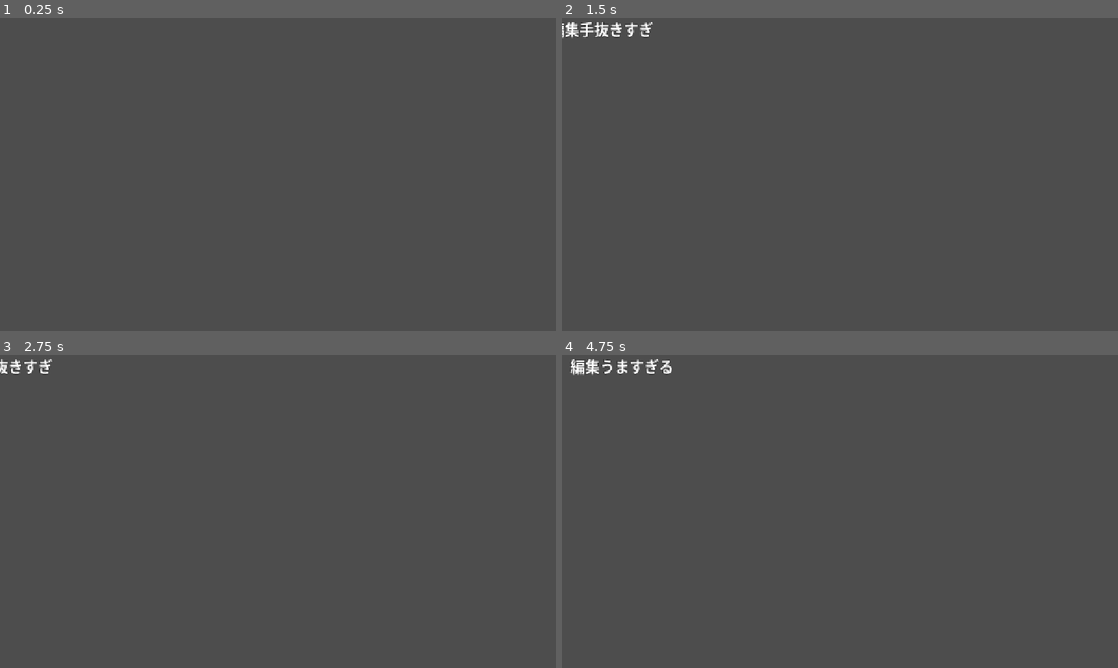
Above: before the commit, frames 1-4 (two rows, left to right).
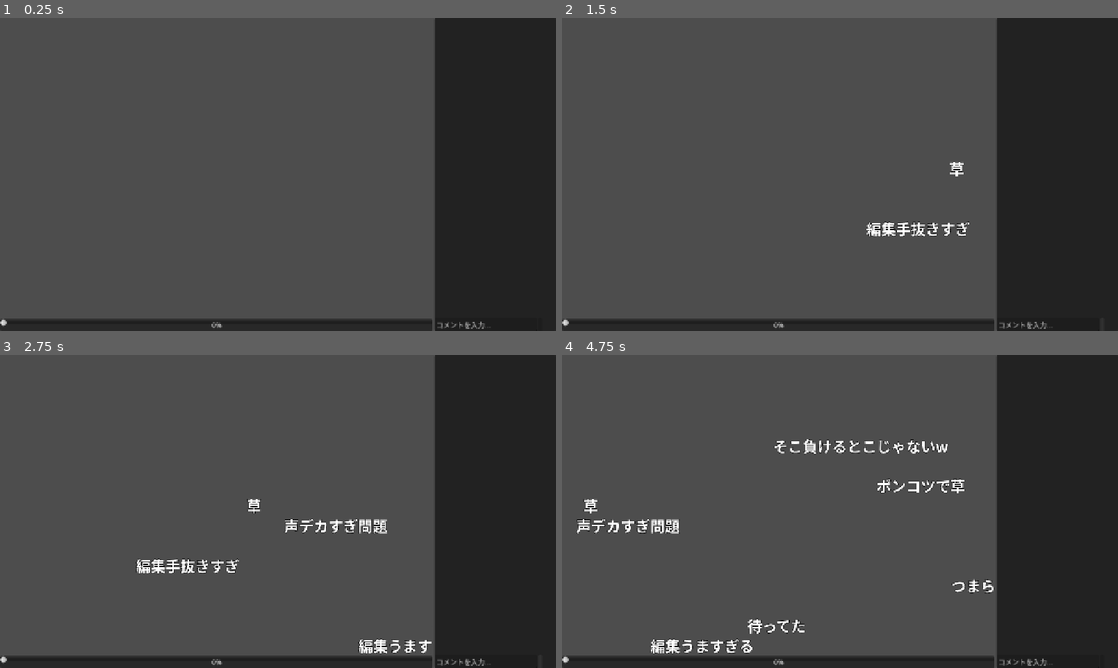
Above: after the commit, the same moments.

Repository: Nijuju1180/Hackathon_teamA
Game: Godot game, scene res://scenes/ui/HUD.tscn
The game is run twice, just before and just after one commit, with the same random seed, the same clock (stepped at 60 frames per second) and the same inputs. This scene is started directly instead of the project's main scene.
Inputs (mouse positions are in pixels of both pictures, inside the frame that each line leads up to):
- Up to frame 1 (0.25 s): no input
- Up to frame 2 (1.5 s): click (1101, 324) at 0.52 s; click (1101, 324) at 1.27 s
- Up to frame 3 (2.75 s): click (539, 661) at 2.02 s
- Up to frame 4 (4.75 s): move the mouse to (562, 364) at 2.77 s; click (562, 364) at 2.92 s; move the mouse to (584, 364) at 3.52 s; click (584, 364) at 3.67 s; move the mouse to (617, 364) at 4.27 s; click (617, 364) at 4.42 s

The runs differ from the first frame. In frame 1, 25% of the frame differs, in the area x 0-100%, y 0-100%; in frame 2, 26%; in frame 3, 26%; in frame 4, 27%.

Commit message:
feat(ui):ニコ動風のレイアウトを実装

Diff:
--- a/scenes/ui/HUD.tscn
+++ b/scenes/ui/HUD.tscn
@@ -1,12 +1,83 @@
 [gd_scene format=3 uid="uid://dehxyjfxxs6f3"]
 
+[ext_resource type="Script" uid="uid://sjdsxcsv65wg" path="res://scenes/ui/hud_controller.gd" id="1_atyv1"]
 [ext_resource type="Script" uid="uid://cyeh6cfnvxvwg" path="res://scripts/comment_layer.gd" id="1_kw0id"]
 
 [node name="HUD" type="CanvasLayer" unique_id=1740861528]
+script = ExtResource("1_atyv1")
 
-[node name="commentLayer" type="Control" parent="." unique_id=117636081]
+[node name="MainLayout" type="Control" parent="." unique_id=23788343]
 layout_mode = 3
-anchors_preset = 0
-offset_right = 40.0
-offset_bottom = 40.0
+anchors_preset = 15
+anchor_right = 1.0
+anchor_bottom = 1.0
+grow_horizontal = 2
+grow_vertical = 2
+
+[node name="RootBox" type="HBoxContainer" parent="MainLayout" unique_id=214609542]
+layout_mode = 1
+anchors_preset = 15
+anchor_right = 1.0
+anchor_bottom = 1.0
+grow_horizontal = 2
+grow_vertical = 2
+
+[node name="PlayerArea" type="VBoxContainer" parent="MainLayout/RootBox" unique_id=1101290609]
+layout_mode = 2
+size_flags_horizontal = 3
+
+[node name="VideoScreen" type="SubViewportContainer" parent="MainLayout/RootBox/PlayerArea" unique_id=208409322]
+layout_mode = 2
+size_flags_vertical = 3
+stretch = true
+
+[node name="SubViewport" type="SubViewport" parent="MainLayout/RootBox/PlayerArea/VideoScreen" unique_id=1705156972]
+size = Vector2i(996, 689)
+
+[node name="commentLayer" type="Control" parent="MainLayout/RootBox/PlayerArea/VideoScreen/SubViewport" unique_id=117636081]
+layout_mode = 3
+anchors_preset = 15
+anchor_right = 1.0
+anchor_bottom = 1.0
+grow_horizontal = 2
+grow_vertical = 2
 script = ExtResource("1_kw0id")
+
+[node name="ControlBar" type="PanelContainer" parent="MainLayout/RootBox/PlayerArea" unique_id=767562602]
+layout_mode = 2
+
+[node name="ProgressBar" type="ProgressBar" parent="MainLayout/RootBox/PlayerArea/ControlBar" unique_id=587186703]
+layout_mode = 2
+
+[node name="HSlider" type="HSlider" parent="MainLayout/RootBox/PlayerArea/ControlBar" unique_id=1691928239]
+layout_mode = 2
+
+[node name="SidePanel" type="PanelContainer" parent="MainLayout/RootBox" unique_id=1838214493]
+custom_minimum_size = Vector2(280, 0)
+layout_mode = 2
+
+[node name="VBoxContainer" type="VBoxContainer" parent="MainLayout/RootBox/SidePanel" unique_id=642248562]
+layout_mode = 2
+
+[node name="CommentList" type="ItemList" parent="MainLayout/RootBox/SidePanel/VBoxContainer" unique_id=1150244602]
+layout_mode = 2
+size_flags_vertical = 3
+
+[node name="InputHBox" type="HBoxContainer" parent="MainLayout/RootBox/SidePanel/VBoxContainer/CommentList" unique_id=215499900]
+layout_mode = 1
+anchors_preset = 15
+anchor_right = 1.0
+anchor_bottom = 1.0
+offset_top = 690.0
+offset_right = -32.0
+offset_bottom = 1.0
+grow_horizontal = 2
+grow_vertical = 2
+
+[node name="CommentInput" type="LineEdit" parent="MainLayout/RootBox/SidePanel/VBoxContainer/CommentList/InputHBox" unique_id=984912251]
+layout_mode = 2
+size_flags_horizontal = 3
+placeholder_text = "コメントを入力..."
+
+[node name="Button" type="Button" parent="MainLayout/RootBox/SidePanel/VBoxContainer/CommentList/InputHBox" unique_id=1341561041]
+layout_mode = 2
--- /dev/null
+++ b/scenes/ui/hud_controller.gd
@@ -0,0 +1,59 @@
+extends CanvasLayer
+
+# --- ノード参照 ---
+# ノード名や階層が異なる場合は、シーンツリーからスクリプトへドラッグ＆ドロップしてパスを調整してください
+@onready var comment_layer = $MainLayout/RootHBox/PlayerArea/VideoScreen/SubViewport/CommentLayer
+@onready var comment_list: ItemList = $MainLayout/RootHBox/SidePanel/SideVBox/CommentList
+@onready var comment_input: LineEdit = $MainLayout/RootHBox/SidePanel/SideVBox/InputHBox/CommentInput
+@onready var send_button: Button = $MainLayout/RootHBox/SidePanel/SideVBox/InputHBox/SendButton
+@onready var progress_bar: Range = $MainLayout/RootHBox/PlayerArea/ControlBar/ProgressBar # HSliderの場合は名前を合わせてください
+
+
+func _ready() -> void:
+	# 1. コメント生成シグナルの接続（流れたコメントを右側リストにも反映）
+	if is_instance_valid(comment_layer):
+		comment_layer.comment_spawned.connect(_on_comment_spawned)
+
+	# 2. コメント送信ボタン・Enterキーの接続
+	if is_instance_valid(send_button):
+		send_button.pressed.connect(_on_send_pressed)
+	if is_instance_valid(comment_input):
+		comment_input.text_submitted.connect(_on_text_submitted)
+
+
+func _on_comment_spawned(comment: FlowingComment) -> void:
+	if not is_instance_valid(comment_list):
+		return
+
+	# 右側リストにコメントを追加
+	comment_list.add_item(comment.text)
+
+	# リストが一定数を超えたら古いものを削除（パフォーマンス対策：最大50件）
+	if comment_list.item_count > 50:
+		comment_list.remove_item(0)
+
+	# 常に最新（一番下）が見えるように自動スクロール
+	comment_list.ensure_current_is_visible()
+
+
+func _on_send_pressed() -> void:
+	_submit_comment()
+
+
+func _on_text_submitted(_new_text: String) -> void:
+	_submit_comment()
+
+
+func _submit_comment() -> void:
+	if not is_instance_valid(comment_input) or not is_instance_valid(comment_layer):
+		return
+
+	var text: String = comment_input.text.strip_edges()
+	if text.is_empty():
+		return
+
+	# 画面上にユーザー投稿コメントを流す
+	comment_layer.push_comment(text, &"fan")
+
+	# 入力欄をクリア
+	comment_input.clear()
Not shown, added: scenes/ui/hud_controller.gd.uid
